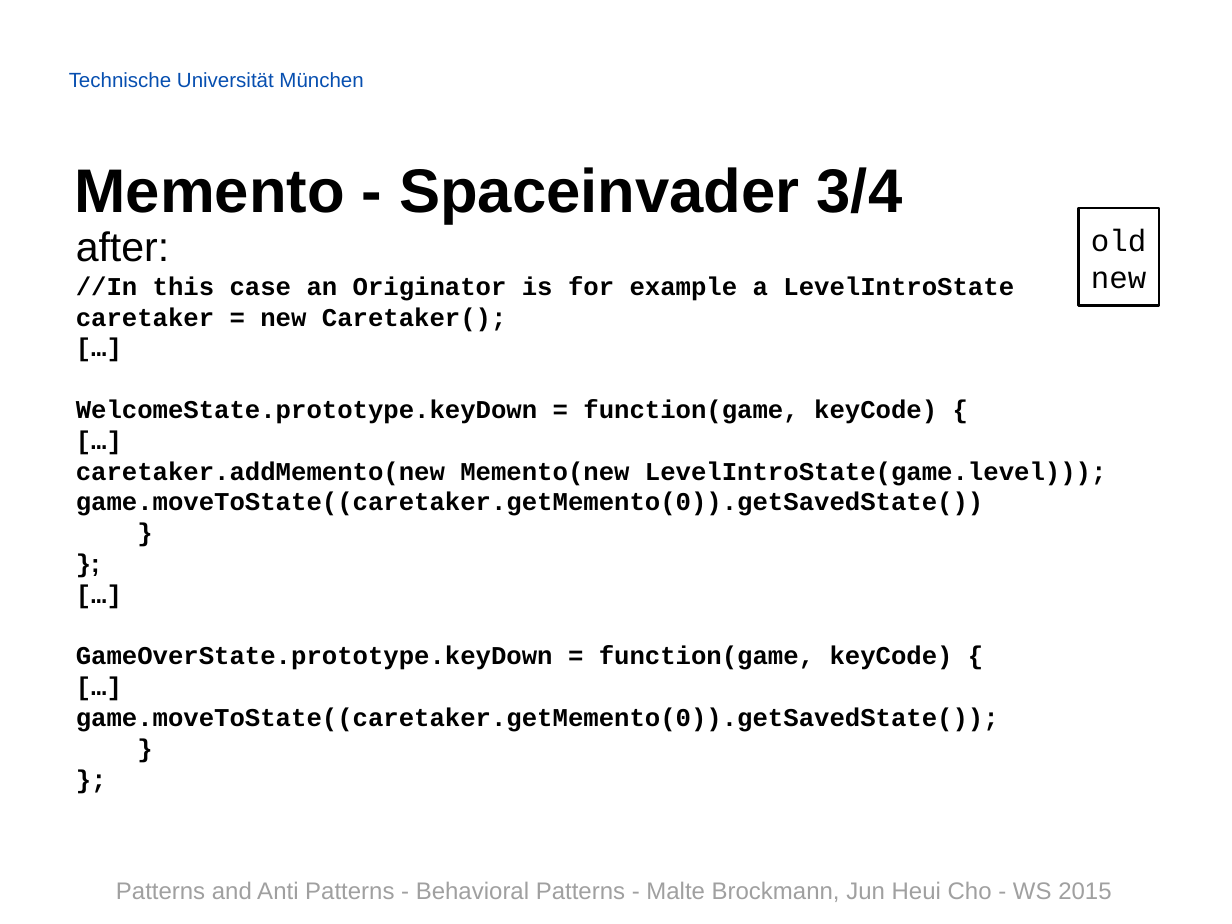
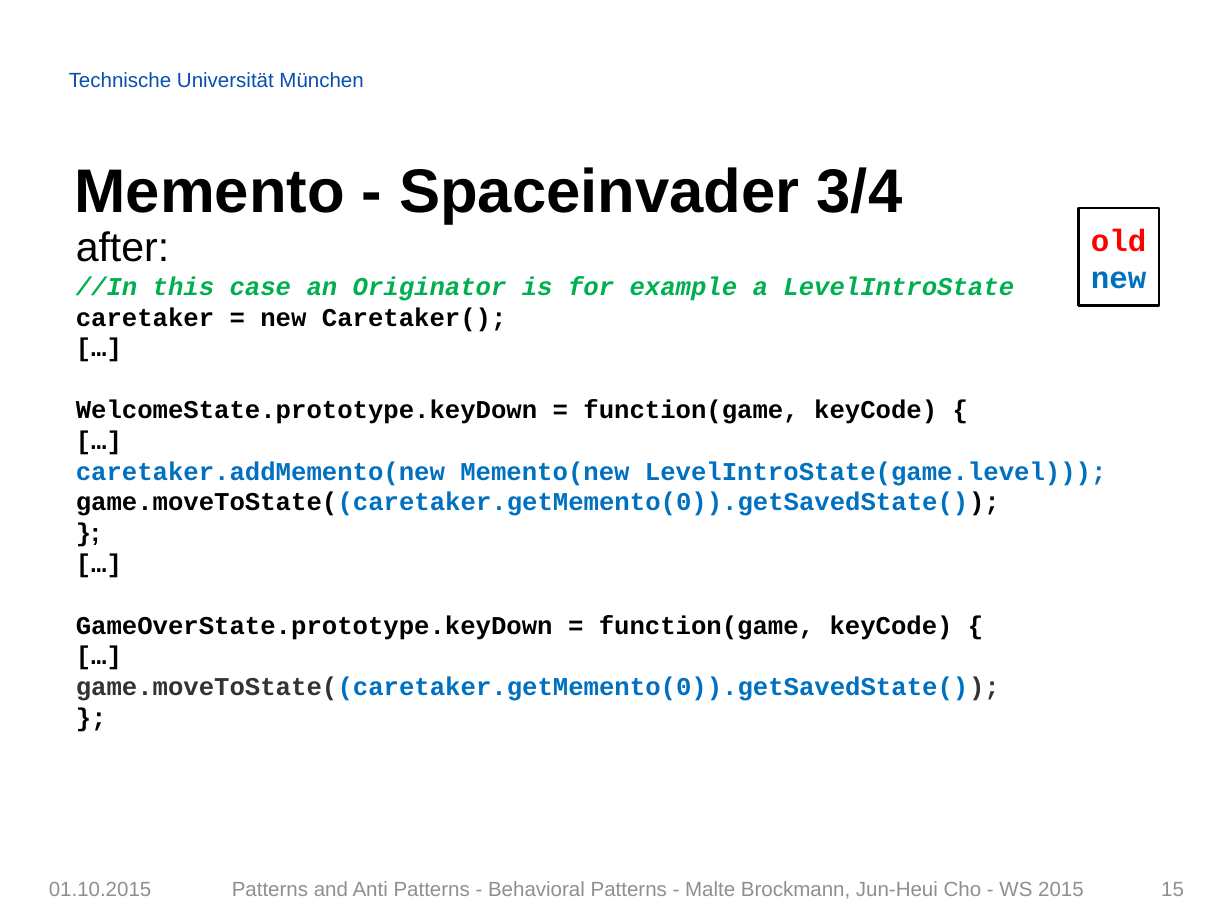
Before and after one commit to Painted6/Behavioral-design-patterns, a slide deck: slide 15 of Behavioral Patterns - JS Patterns and Anti Patterns.pptx. Drawn at 1232x924 pixels with LibreOffice and Linux fonts; fonts in the diff are those of the drawing; background and template pictures are left out. Boxes give left, top, right and bottom in pixels: in the first picture for what was removed or moved away, otherwise in the second. Text is boxed around its words. In the diff, an @@ line names an element or a change of style, - is before the commit and + after.

Commit message:
added proper footer, color coded the codes, added graph for observer pattern, added summary slide

```diff
--- a/Behavioral Patterns - JS Patterns and Anti Patterns.pptx
+++ b/Behavioral Patterns - JS Patterns and Anti Patterns.pptx
@@ text at box(76, 231, 1107, 701): paragraph removed @@
-}
@@ rectangle "old" at box(1079, 208, 1159, 306): text colour #000000 to #FF0000 in "old"; bold on; text colour #000000 to #0070C0 in "new" @@
@@ text at box(76, 276, 1014, 701): text colour #000000 to #00B050, italic on in "//In this case an Originator is for ..."; text colour #000000 to #333333, text colour #000000 to #0070C0 in "game.moveToState((caretaker.getMemento(0)).getSavedState());" @@
@@ text at box(76, 461, 1107, 516): text changed; text colour #000000 to #0070C0 @@
-caretaker.addMemento(new Memento(new LevelIntroState(game.level))); game.moveToState((caretaker.getMemento(0)).getSavedState())
-}
+caretaker.addMemento(new Memento(new LevelIntroState(game.level)));
+game.moveToState((caretaker.getMemento(0)).getSavedState());
@@ text added at box(49, 882, 152, 896), 12 pt, text #909090 @@
+01.10.2015
@@ text removed at box(116, 882, 1111, 902) @@
-Patterns and Anti Patterns - Behavioral Patterns - Malte Brockmann, Jun Heui Cho - WS 2015
@@ text added at box(232, 881, 1084, 899), 12 pt, text #909090 @@
+Patterns and Anti Patterns - Behavioral Patterns - Malte Brockmann, Jun-Heui Cho - WS 2015
@@ page number added at box(1161, 882, 1184, 896), 12 pt, text #909090 @@
+15
```
Also in this commit, not shown: 42 other slides changed, 3 slides added.
